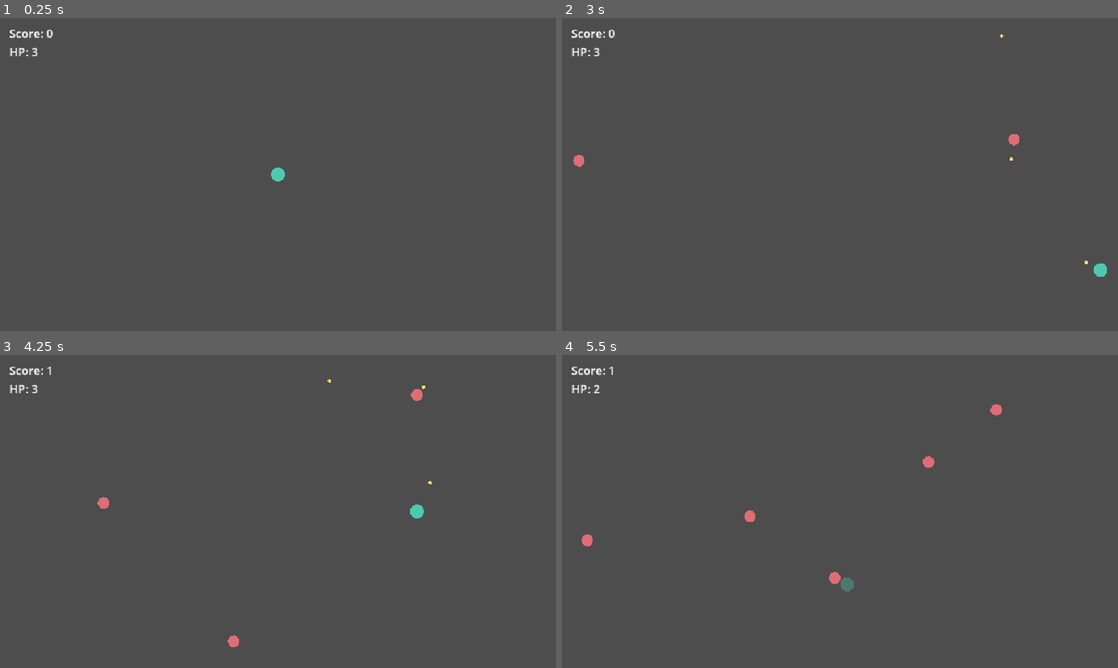
Above: before the commit, frames 1-4 (two rows, left to right).
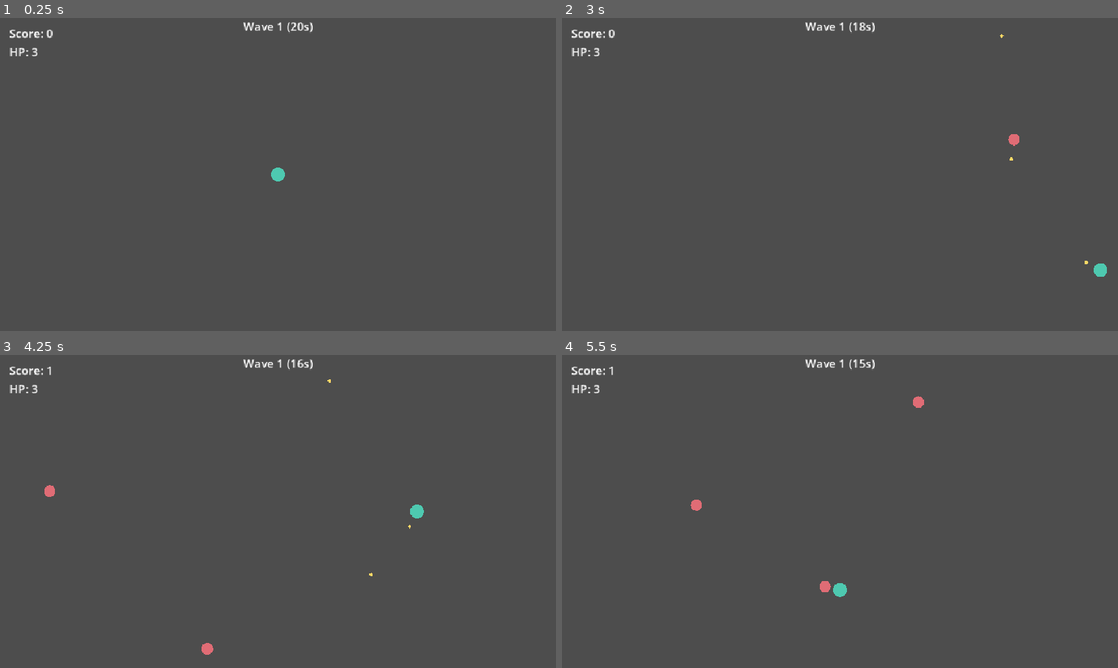
Above: after the commit, the same moments.

Repository: Fran02X/escape-from-swarm
Game: Godot game, scene res://scenes/main.tscn
Same seed, same stepped clock (60 frames per second), same inputs: the game is played once before the commit and once after it.
Inputs:
- Up to frame 1 (0.25 s): no input
- Up to frame 2 (3 s): tap Enter (ui_accept) at 0.5, 0.77, 1.52 s; hold D (move_right) 0.53-1.28 s; hold S (move_down) 1.28-2.03 s; hold D (move_right) 2.03-2.78 s; hold W (move_up) from 2.78 s (still down)
- Up to frame 3 (4.25 s): tap Enter (ui_accept) at 3.02, 3.77 s; release W (move_up) at 3.53 s; hold A (move_left) from 3.53 s (still down)
- Up to frame 4 (5.5 s): tap Enter (ui_accept) at 4.52 s; release A (move_left) at 5.03 s; hold S (move_down) from 5.03 s (still down)

The runs differ from the first frame. In frame 1, 0.2% of the frame differs, in the area x 43-57%, y 1-5%; in frame 2, 0.2%; in frame 3, 0.5%; in frame 4, 0.8%, in the area x 3-80%, y 1-78%.

Commit message:
Add wave system with a difficulty ramp
Each wave lasts 20 seconds. The spawn interval shrinks per wave, and every new enemy gets a speed and health bonus based on the current wave. A floor on the spawn interval keeps waves from flooding the screen.

Diff:
--- a/scenes/main.tscn
+++ b/scenes/main.tscn
@@ -31,11 +31,27 @@
 theme_override_font_sizes/font_size = 20
 text = "HP: 3"
 
+[node name="WaveLabel" type="Label" parent="HUD" unique_id=937278782]
+anchors_preset = 5
+anchor_left = 0.5
+anchor_right = 0.5
+offset_left = -35.0
+offset_right = 35.0
+offset_bottom = 28.0
+grow_horizontal = 2
+theme_override_font_sizes/font_size = 20
+text = "Wave 1"
+horizontal_alignment = 1
+
 [node name="GameOverLabel" type="Label" parent="HUD" unique_id=1853639694]
 visible = false
-offset_left = 380.0
-offset_top = 220.0
-offset_right = 472.0
-offset_bottom = 243.0
+anchors_preset = 15
+anchor_right = 1.0
+anchor_bottom = 1.0
+grow_horizontal = 2
+grow_vertical = 2
 theme_override_font_sizes/font_size = 40
-text = "GAME OVER"
+text = "GAME OVER
+Press Enter to Restart"
+horizontal_alignment = 1
+vertical_alignment = 1
--- a/scripts/bullet.gd
+++ b/scripts/bullet.gd
@@ -2,9 +2,10 @@
 extends Area2D
 
 @export var lifetime: float = 3.0
+@export var damage: int = 1
+@export var speed: float = 500.0
 
 var direction := Vector2.RIGHT
-var speed := 500.0
 
 var _age := 0.0
 
@@ -22,7 +23,7 @@
 
 func _on_body_entered(body: Node2D) -> void:
 	if body.is_in_group("enemies"):
-		body.take_damage(1)
+		body.take_damage(damage)
 		queue_free()
 
 
--- a/scripts/main.gd
+++ b/scripts/main.gd
@@ -4,25 +4,53 @@
 
 ## Spawn enemies slightly outside the screen so they walk in.
 const SPAWN_MARGIN := 40.0
+const WAVE_DURATION := 20.0
+const BASE_SPAWN_INTERVAL := 1.2
+const MIN_SPAWN_INTERVAL := 0.25
+const SPAWN_INTERVAL_STEP := 0.08
+const SPEED_GROWTH_PER_WAVE := 0.06
+const HEALTH_PER_WAVES := 3
 
 @onready var spawn_timer: Timer = $SpawnTimer
 @onready var player: CharacterBody2D = $Player
 @onready var score_label: Label = $HUD/ScoreLabel
 @onready var health_label: Label = $HUD/HealthLabel
+@onready var wave_label: Label = $HUD/WaveLabel
 @onready var game_over_label: Label = $HUD/GameOverLabel
 
 var score := 0
+var wave := 1
 var game_over := false
+
+var _wave_time_left := WAVE_DURATION
 
 
 func _ready() -> void:
 	spawn_timer.timeout.connect(_spawn_enemy)
 	player.died.connect(_on_player_died)
 	_update_hud()
+	_apply_wave_difficulty()
 
 
-func _process(_delta: float) -> void:
+func _process(delta: float) -> void:
 	health_label.text = "HP: %d" % maxi(player.health, 0)
+	if game_over:
+		return
+	_wave_time_left -= delta
+	if _wave_time_left <= 0.0:
+		_start_next_wave()
+	else:
+		wave_label.text = "Wave %d (%ds)" % [wave, ceili(_wave_time_left)]
+
+
+func _start_next_wave() -> void:
+	wave += 1
+	_wave_time_left = WAVE_DURATION
+	_apply_wave_difficulty()
+
+
+func _apply_wave_difficulty() -> void:
+	spawn_timer.wait_time = maxf(MIN_SPAWN_INTERVAL, BASE_SPAWN_INTERVAL - (wave - 1) * SPAWN_INTERVAL_STEP)
 
 
 func _spawn_enemy() -> void:
@@ -30,8 +58,9 @@
 		return
 
 	var enemy: Enemy = ENEMY_SCENE.instantiate() as Enemy
-
 	enemy.position = _random_edge_position()
+	enemy.speed *= 1.0 + (wave - 1) * SPEED_GROWTH_PER_WAVE
+	enemy.health += int((wave - 1) / float(HEALTH_PER_WAVES))
 	enemy.died.connect(_on_enemy_died)
 	add_child(enemy)
 
--- a/scripts/player.gd
+++ b/scripts/player.gd
@@ -6,17 +6,20 @@
 @export var speed: float = 300.0
 ## Seconds between shots.
 @export var fire_interval: float = 0.4
-@export var bullet_speed: float = 500.0
 @export var max_health: int = 3
+@export var contact_damage: int = 1
 
 const BULLET_SCENE := preload("res://scenes/bullet.tscn")
 const INVULNERABLE_TIME := 1.0
+const INVULNERABLE_ALPHA := 0.35
+const BLINK_RATE := 10.0
 
 var health: int
 var _fire_cooldown := 0.0
 var _invulnerable_time := 0.0
 
 @onready var hurtbox: Area2D = $Hurtbox
+@onready var collision_shape: CollisionShape2D = $CollisionShape2D
 
 
 func _ready() -> void:
@@ -39,7 +42,10 @@
 
 	if _invulnerable_time > 0.0:
 		_invulnerable_time -= delta
-		modulate.a = 0.35 if int(_invulnerable_time * 10.0) % 2 == 0 else 1.0
+		modulate.a = INVULNERABLE_ALPHA if int(_invulnerable_time * BLINK_RATE) % 2 == 0 else 1.0
+		if _invulnerable_time <= 0.0:
+			collision_shape.set_deferred("disabled", false)
+			modulate.a = 1.0
 	else:
 		modulate.a = 1.0
 
@@ -49,6 +55,7 @@
 		return
 	health -= amount
 	_invulnerable_time = INVULNERABLE_TIME
+	collision_shape.set_deferred("disabled", true)
 	if health <= 0:
 		_die()
 
@@ -62,7 +69,7 @@
 
 func _on_hurtbox_body_entered(body: Node2D) -> void:
 	if body.is_in_group("enemies"):
-		take_damage(1)
+		take_damage(contact_damage)
 
 
 func _find_nearest_enemy() -> Node2D:
@@ -84,7 +91,6 @@
 
 	bullet.global_position = global_position
 	bullet.direction = (target.global_position - global_position).normalized()
-	bullet.speed = bullet_speed
 	get_tree().current_scene.add_child(bullet)
 
 
